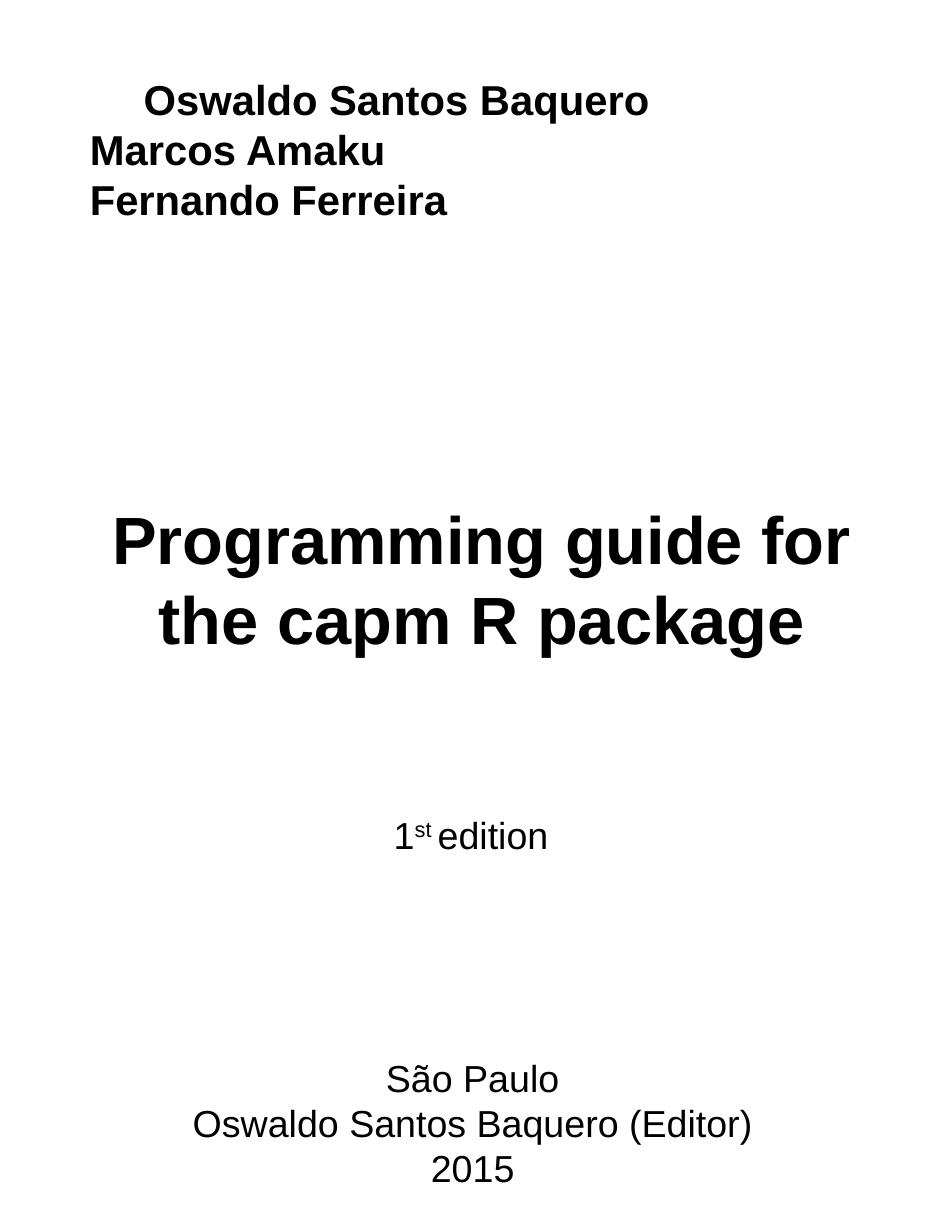
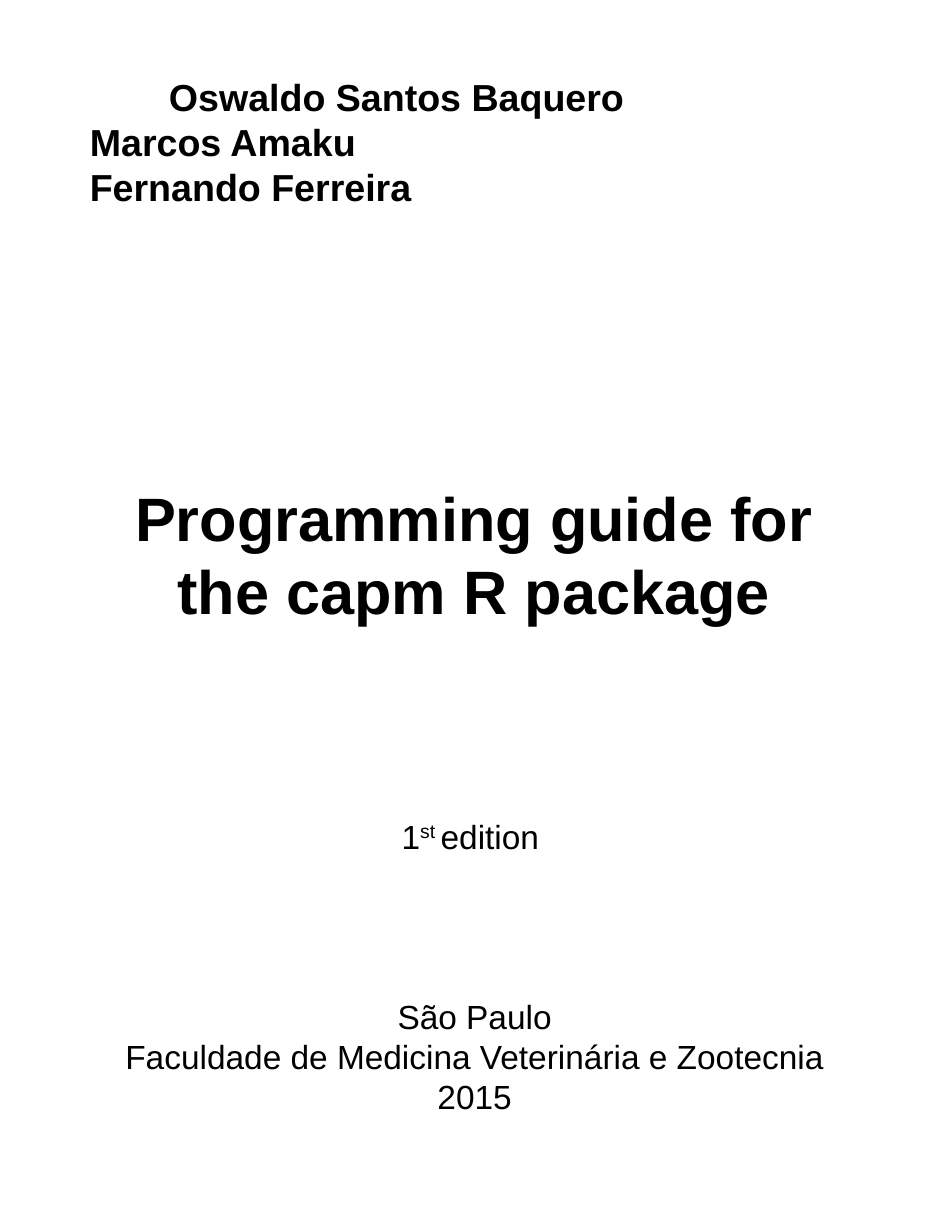
Before and after one commit to eduardocpacheco99/programming-guide-for-the-capm-r-package, a slide deck: slide 1 of title-page.odp. Drawn at 940x1232 pixels with LibreOffice and Linux fonts; fonts in the diff are those of the drawing. Boxes give left, top, right and bottom in pixels: in the first picture for what was removed or moved away, otherwise in the second. Text is boxed around its words. In the diff, an @@ line names an element or a change of style, - is before the commit and + after.

```diff
--- a/title-page.odp
+++ b/title-page.odp
@@ text "Oswaldo Santos Baquero" at bbox=[90, 83, 624, 202]: size 60 to 54 pt @@
@@ text "Programming guide for the capm ...": place and size @@
-text "Programming guide for the capm ..." at bbox=[112, 515, 851, 657]
+text "Programming guide for the capm ..." at bbox=[135, 496, 812, 625]
@@ text "Programming guide for the capm ..." at bbox=[135, 496, 812, 625]: size 96 to 88 pt @@
@@ text "1st edition" at bbox=[441, 824, 539, 850]: size 54 to 48 pt @@
@@ text "São Paulo": place and size @@
-text "São Paulo" at bbox=[193, 1064, 752, 1183]
+text "São Paulo" at bbox=[125, 1004, 824, 1110]
@@ text at bbox=[398, 1004, 551, 1110]: size 54 to 48 pt in "São Paulo", "2015" @@
@@ text at bbox=[125, 1044, 824, 1070]: text changed; size 54 to 48 pt @@
-Oswaldo Santos Baquero (Editor)
+Faculdade de Medicina Veterinária e Zootecnia
```
Also in this commit, not shown: 8 other files.
